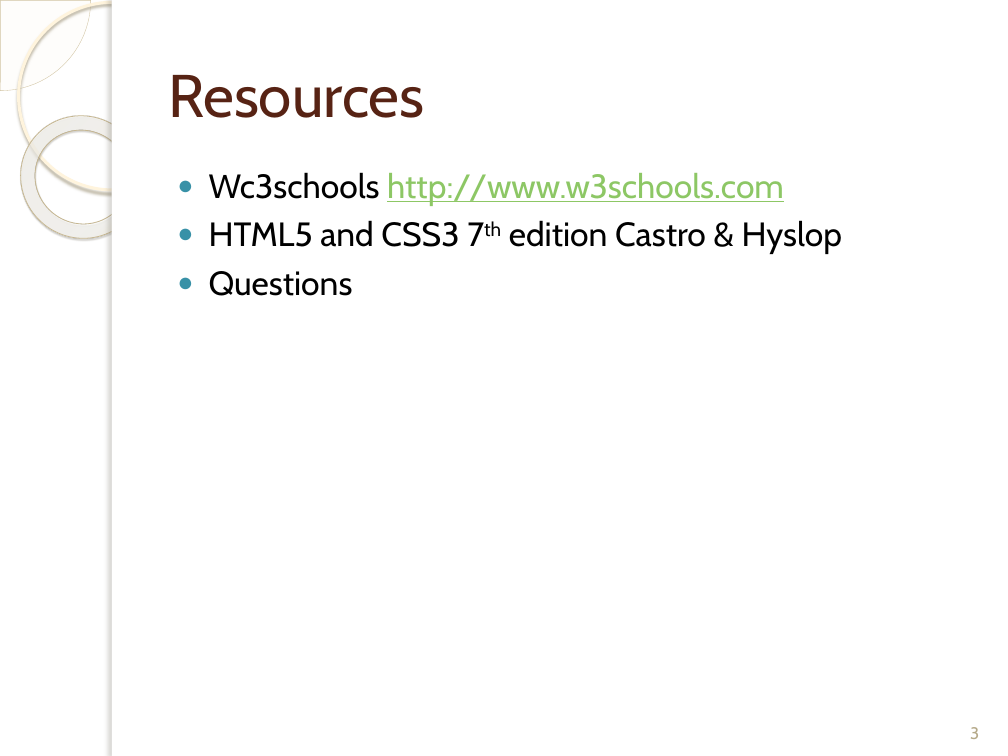
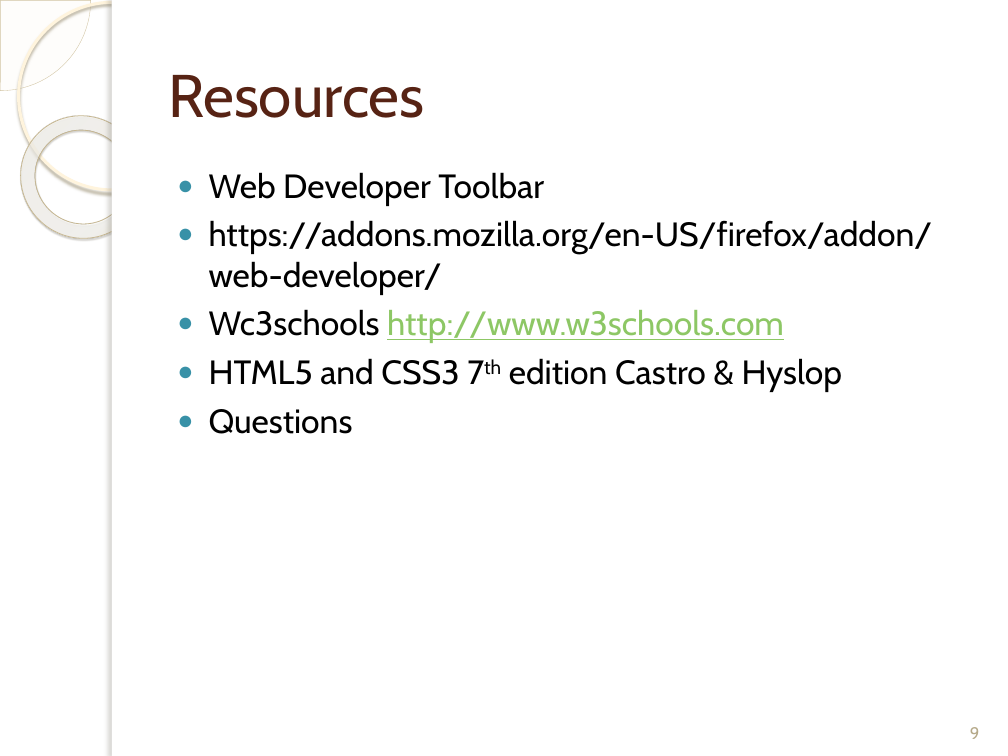
Before and after one commit to fernandozamoraj/html-tuts, a slide deck: slide 9 of Intro to Web Development Part 4 CSS Layouts.pptx (slide 3 before the commit). Drawn at 1008x756 pixels with LibreOffice and Linux fonts; fonts in the diff are those of the drawing; background and template pictures are left out. Boxes give left, top, right and bottom in pixels: in the first picture for what was removed or moved away, otherwise in the second. Text is boxed around its words. In the diff, an @@ line names an element or a change of style, - is before the commit and + after.

```diff
--- a/Intro to Web Development Part 4 CSS Layouts.pptx
+++ b/Intro to Web Development Part 4 CSS Layouts.pptx
@@ text at [209, 172, 933, 295]: paragraphs added @@
+● Web Developer Toolbar
+● https://addons.mozilla.org/en-US/firefox/addon/web-developer/
@@ page number at [970, 727, 980, 739]: text changed @@
-3
+9
```
Also in this commit, not shown: 6 slides added, 9 other files.
